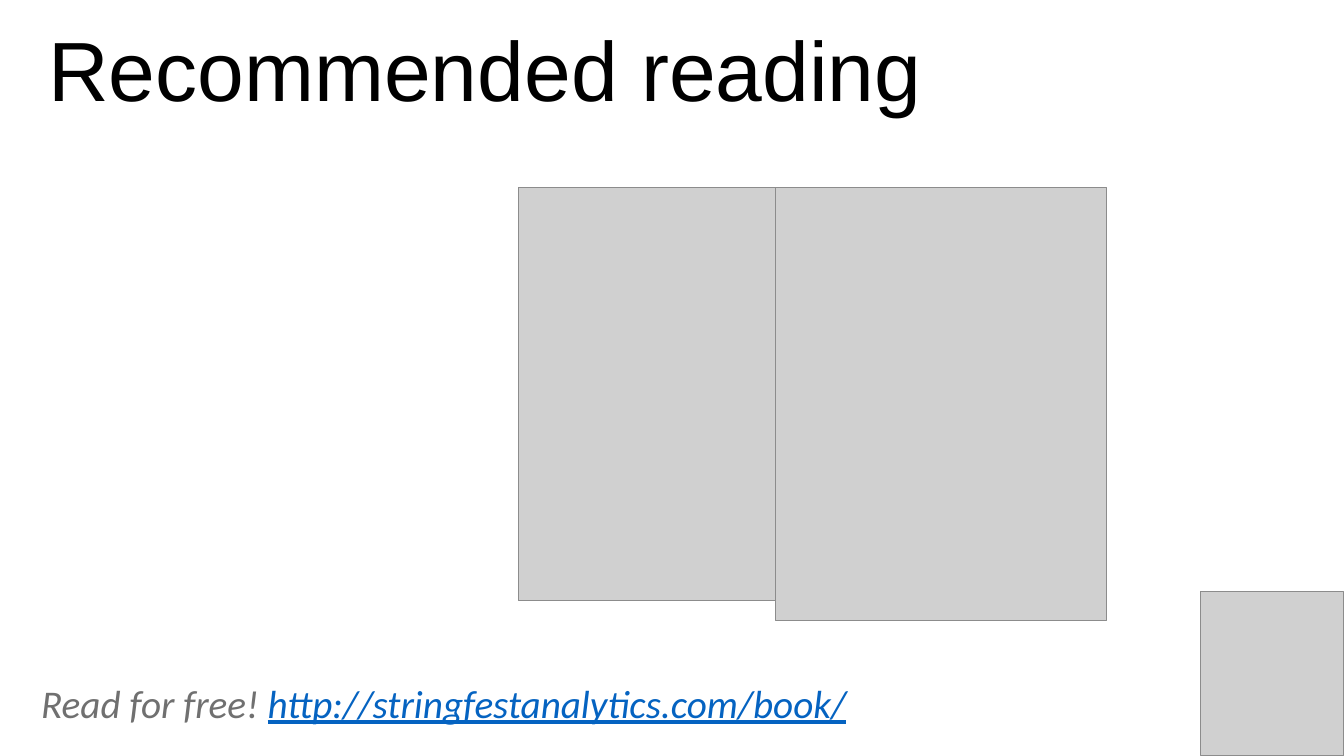
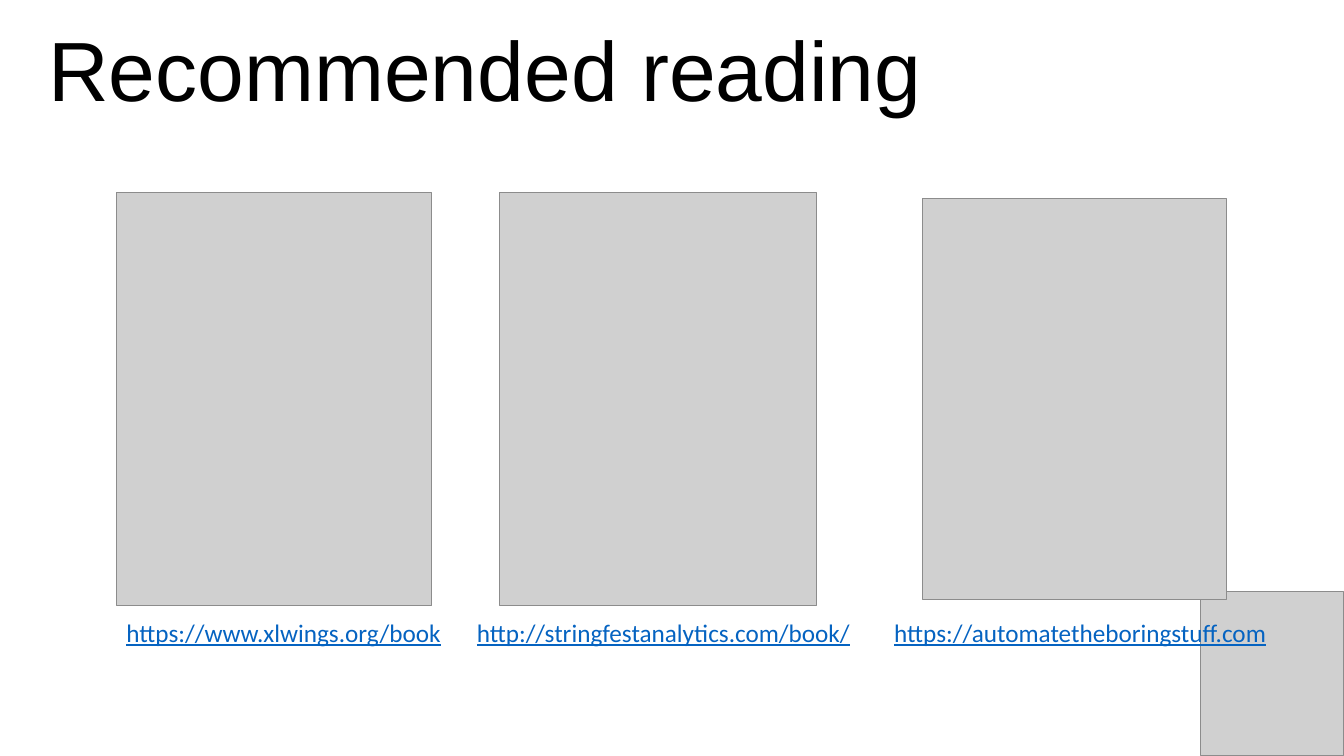
Before and after one commit to stringfestdata/edna-ess-nov-2021, a slide deck: slide 11 of python-for-excel-ess.pptx (slide 9 before the commit). Drawn at 1344x756 pixels with LibreOffice and Linux fonts; fonts in the diff are those of the drawing; grey boxes stand for pictures. Boxes give left, top, right and bottom in pixels: in the first picture for what was removed or moved away, otherwise in the second. Text is boxed around its words. In the diff, an @@ line names an element or a change of style, - is before the commit and + after.

```diff
--- a/python-for-excel-ess.pptx
+++ b/python-for-excel-ess.pptx
@@ picture: place and size @@
-picture at (776,188,1107,621)
+picture at (117,193,433,606)
@@ picture: place and size @@
-picture at (518,188,835,601)
+picture at (500,193,817,606)
@@ picture added at (924,199,1227,600) @@
@@ text added at (126,624,440,647), 18 pt, text #0563C1, underline @@
+https://www.xlwings.org/book
@@ text at (477,624,850,647): text changed; size 28 to 18 pt; italic off @@
-Read for free! http://stringfestanalytics.com/book/
+http://stringfestanalytics.com/book/
@@ text added at (894,621,1266,648), 18 pt, text #0563C1, underline @@
+https://automatetheboringstuff.com
```
Also in this commit, not shown: 1 other slide changed, 2 slides added, 5 other files.
